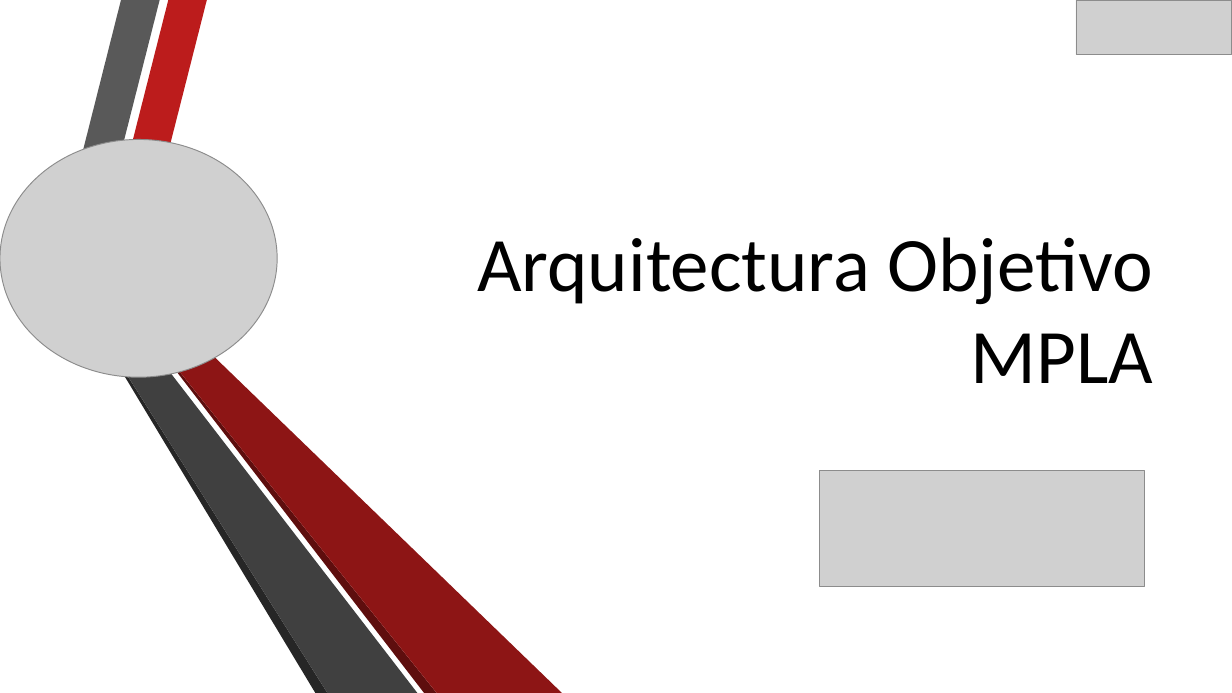
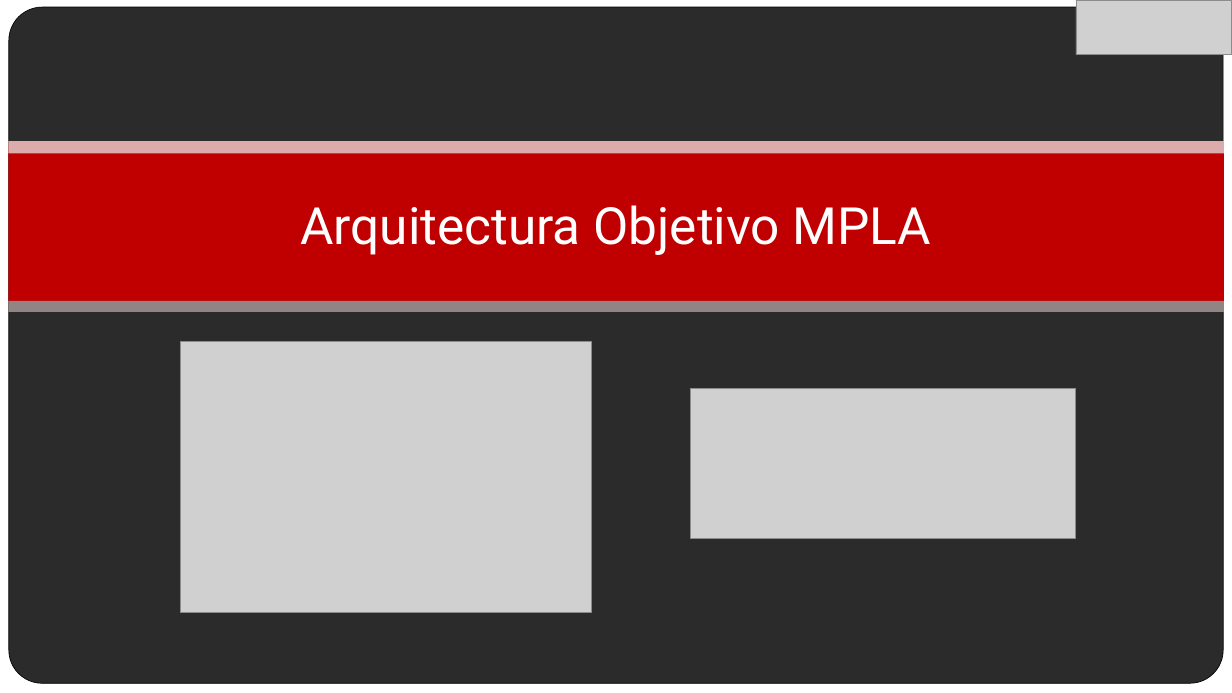
Before and after one commit to gaudisolutions/ecos, a slide deck: slide 1 of Proyecto I/Presentación/Arquitectura Objetivo MPLA.pptx. Drawn at 1232x693 pixels with LibreOffice and Linux fonts; fonts in the diff are those of the drawing; grey boxes stand for pictures; background and template pictures are left out; a plain dark background stands for a picture behind light text. Boxes give left, top, right and bottom in pixels: in the first picture for what was removed or moved away, otherwise in the second. Text is boxed around its words. In the diff, an @@ line names an element or a change of style, - is before the commit and + after.

```diff
--- a/Proyecto I/Presentación/Arquitectura Objetivo MPLA.pptx
+++ b/Proyecto I/Presentación/Arquitectura Objetivo MPLA.pptx
@@ rectangle added at (0, 0, 1232, 693), fill #FFFFFF @@
@@ rounded rectangle added at (9, 7, 1224, 684), fill #FFFFFF, outline #000000 0.5 pt @@
@@ picture removed at (0, 140, 277, 377) @@
@@ rectangle added at (8, 146, 1224, 300), fill #C00000 @@
@@ rectangle added at (8, 141, 1224, 153), fill #DCABAB @@
@@ title "Arquitectura Objetivo MPLA": place and size @@
-title "Arquitectura Objetivo MPLA" at (477, 237, 1153, 383)
+title "Arquitectura Objetivo MPLA" at (300, 205, 932, 255)
@@ title "Arquitectura Objetivo MPLA" at (300, 205, 932, 255): size 60 to 40 pt, font Calibri to Roboto, text colour #000000 to #FFFFFF; alignment right to centre; vertical alignment bottom to middle @@
@@ group removed at (55, 0, 563, 693): 6 freeform shapes @@
@@ rectangle added at (8, 301, 1224, 312), fill #918485 @@
@@ picture added at (181, 341, 592, 613) @@
@@ picture: place and size @@
-picture at (820, 470, 1144, 586)
+picture at (691, 388, 1077, 538)
```
Also in this commit, not shown: 20 other slides changed, 4 slides added, 12 slides removed, 1 other file.
